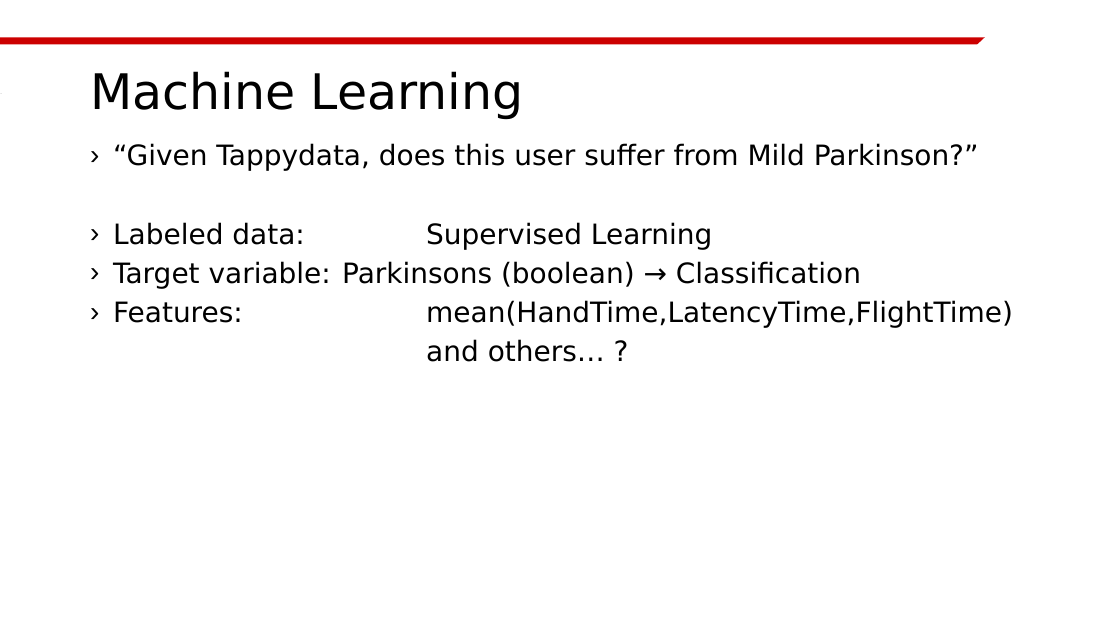
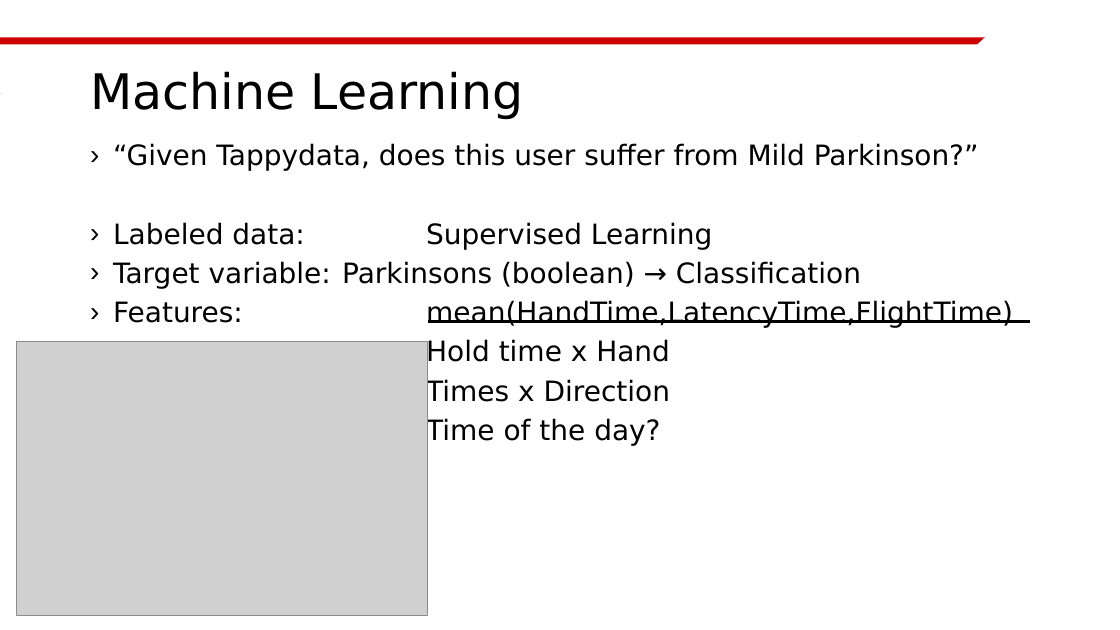
Before and after one commit to TELangelaar/ParkinsonML, a slide deck: slide 6 of ParkinsonML_Pitch.pptx. Drawn at 1120x630 pixels with LibreOffice and Linux fonts; fonts in the diff are those of the drawing; grey boxes stand for pictures; background and template pictures are left out. Boxes give left, top, right and bottom in pixels: in the first picture for what was removed or moved away, otherwise in the second. Text is boxed around its words. In the diff, an @@ line names an element or a change of style, - is before the commit and + after.

Commit message:
Updated Powerpoint Pitch

```diff
--- a/ParkinsonML_Pitch.pptx
+++ b/ParkinsonML_Pitch.pptx
@@ line added from (428, 322) to (1030, 322), #000000 3 pt @@
@@ picture added at box(17, 341, 428, 615) @@
@@ text at box(426, 339, 670, 446): text changed @@
-and others… ?
+Hold time x Hand
+Times x Direction
+Time of the day?
```
Also in this commit, not shown: 1 other slide changed.
